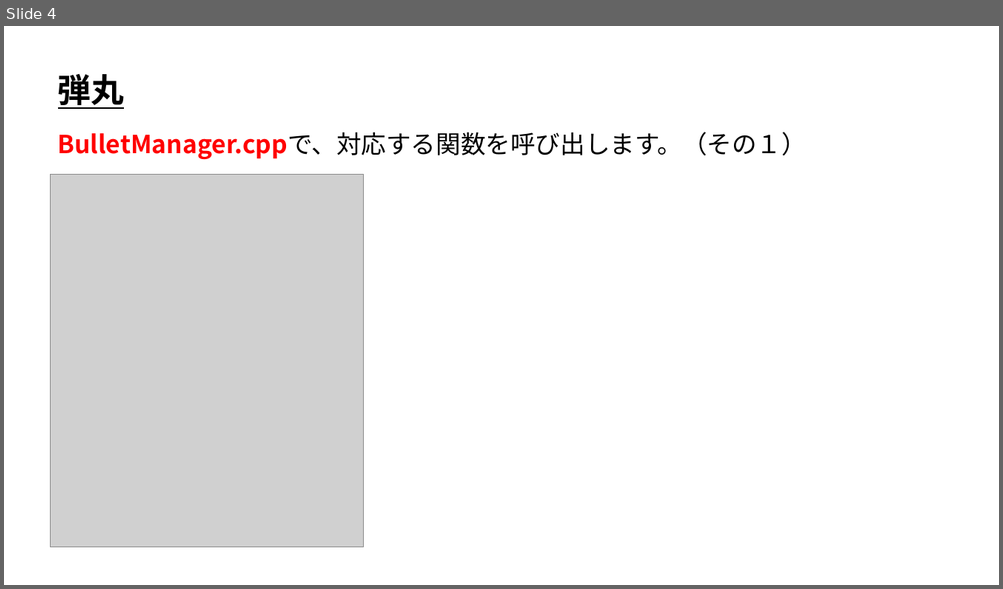
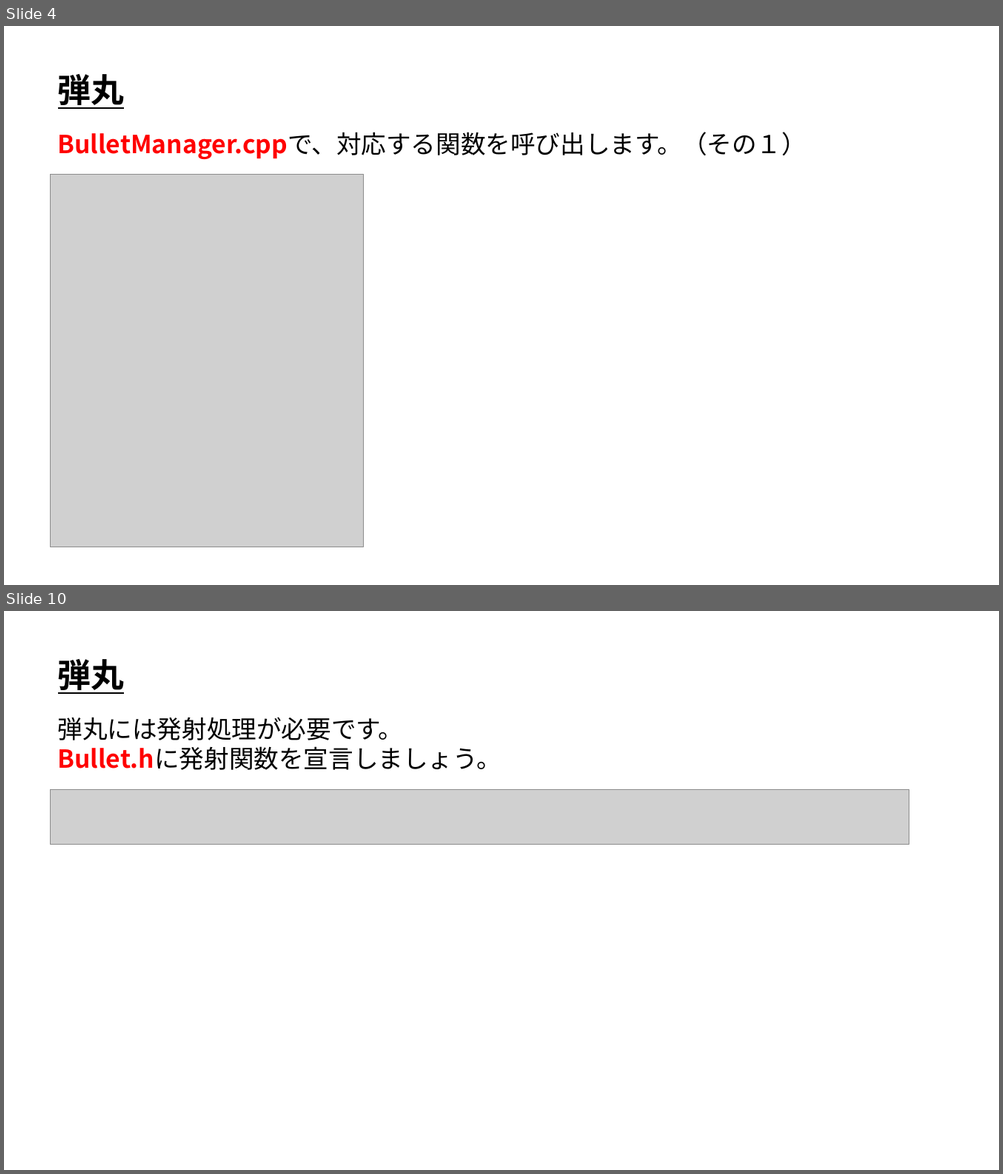
Before and after one commit to ArakiYusuke-Ohara/Textbook, a slide deck: ゲーム科1年/00_前期/ゲームプログラミングⅡ/04_シューティングゲーム弾丸編.pptx. Shown one above the other, each under a label of ours: slide 4 before the commit, slides 4 and 10 after it; the slides between them are not shown. The pictures are 1003x589 and 1003x1174 pixels, drawn with LibreOffice and Linux fonts; fonts in the diff are those of the drawing; grey boxes stand for pictures. Boxes give left, top, right and bottom in pixels: in the first picture for what was removed or moved away, otherwise in the second. Text is boxed around its words. In the diff, an @@ line names an element or a change of style, - is before the commit and + after.

Commit message:
弾丸編完成

```diff
--- a/ゲーム科1年/00_前期/ゲームプログラミングⅡ/04_シューティングゲーム弾丸編.pptx
+++ b/ゲーム科1年/00_前期/ゲームプログラミングⅡ/04_シューティングゲーム弾丸編.pptx
@@ slide 10 added at <box>4,611,999,1170</box>, background #FFFFFF @@
@@ text added at <box>58,659,125,694</box>, 32 pt, text #000000, bold, underline @@
+弾丸
@@ text added at <box>57,717,501,770</box>, 24 pt, text #000000 @@
+弾丸には発射処理が必要です。
+Bullet.hに発射関数を宣言しましょう。
@@ picture added at <box>51,789,908,844</box> @@
```
Also in this commit, not shown: 1 slide changed, 10 other slides added, 6 other files.
